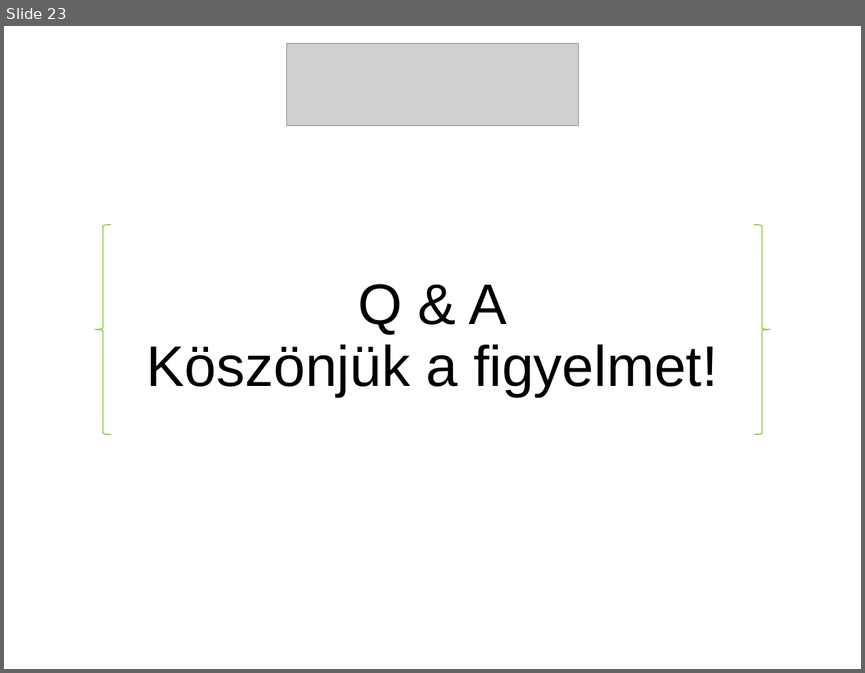
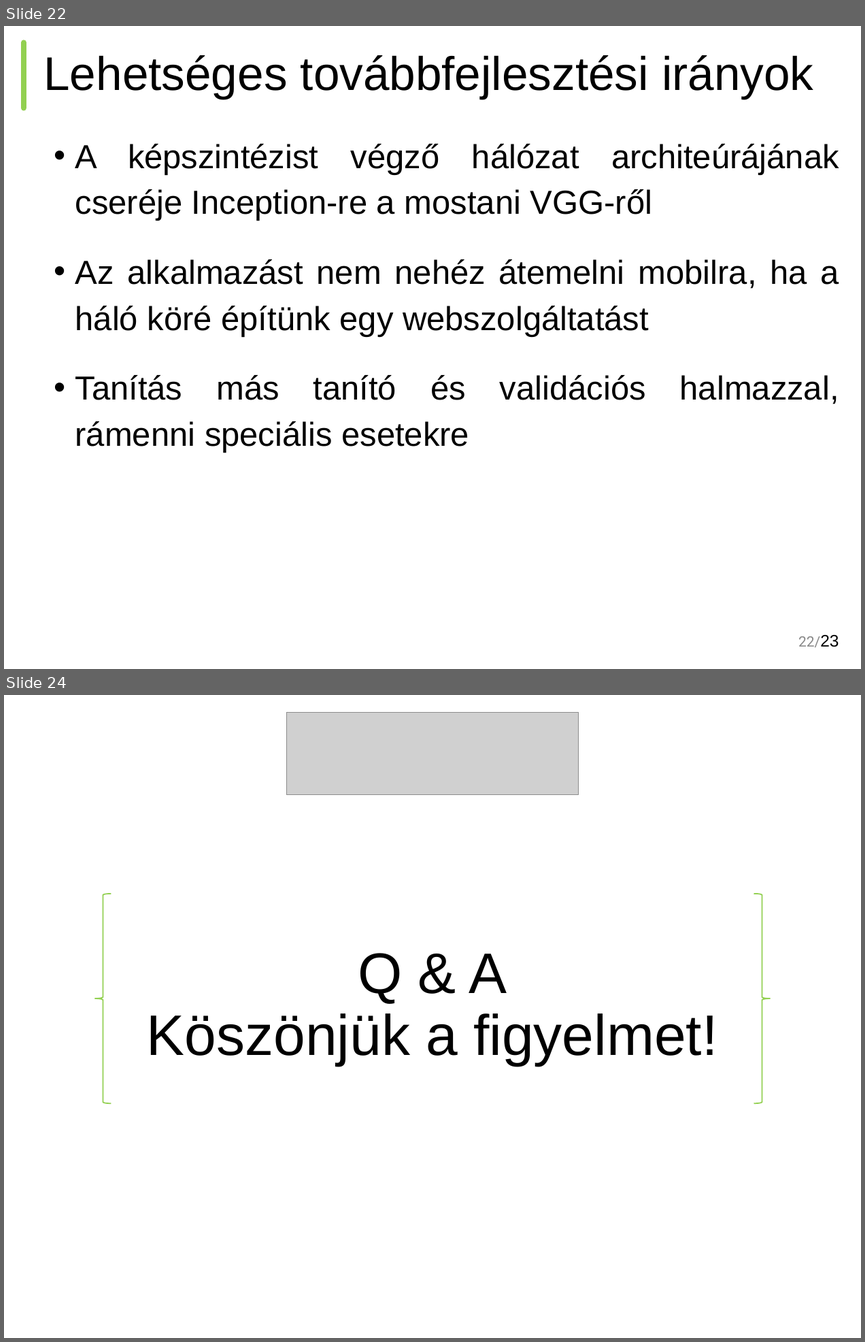
Before and after one commit to BME-SmartLab-Education/vitmav45-2016-train-validate-test-repeat, a slide deck: train-validate-test-repeat-vitmav45-nagy-hazi-beszamolo.pptx.pptx. Shown one above the other, each under a label of ours: slide 23 before the commit, slides 22 and 24 after it; the slides between them are not shown. The pictures are 865x673 and 865x1342 pixels, drawn with LibreOffice and Linux fonts; fonts in the diff are those of the drawing; grey boxes stand for pictures. Boxes give left, top, right and bottom in pixels: in the first picture for what was removed or moved away, otherwise in the second. Text is boxed around its words. In the diff, an @@ line names an element or a change of style, - is before the commit and + after.

```diff
--- a/train-validate-test-repeat-vitmav45-nagy-hazi-beszamolo.pptx.pptx
+++ b/train-validate-test-repeat-vitmav45-nagy-hazi-beszamolo.pptx.pptx
@@ slide 22 added at <box>4,26,861,669</box>, background #FFFFFF @@
@@ line added from (24, 42) to (24, 108), #92D050 4.5 pt @@
@@ title added at <box>44,55,813,99</box>, 39.6 pt, text #000000 @@
+Lehetséges továbbfejlesztési irányok
@@ text added at <box>75,144,839,452</box>, 28 pt, text #000000 @@
+• A képszintézist végző hálózat architeúrájának cseréje Inception-re a mostani VGG-ről
+• Az alkalmazást nem nehéz átemelni mobilra, ha a háló köré építünk egy webszolgáltatást
+• Tanítás más tanító és validációs halmazzal, rámenni speciális esetekre
@@ page number added at <box>798,635,838,647</box>, 12 pt, text #888888 @@
+22/23
@@ what was slide 23 is now slide 24 @@
```
Also in this commit, not shown: 16 slides changed, 4 other slides added, 4 slides removed.
